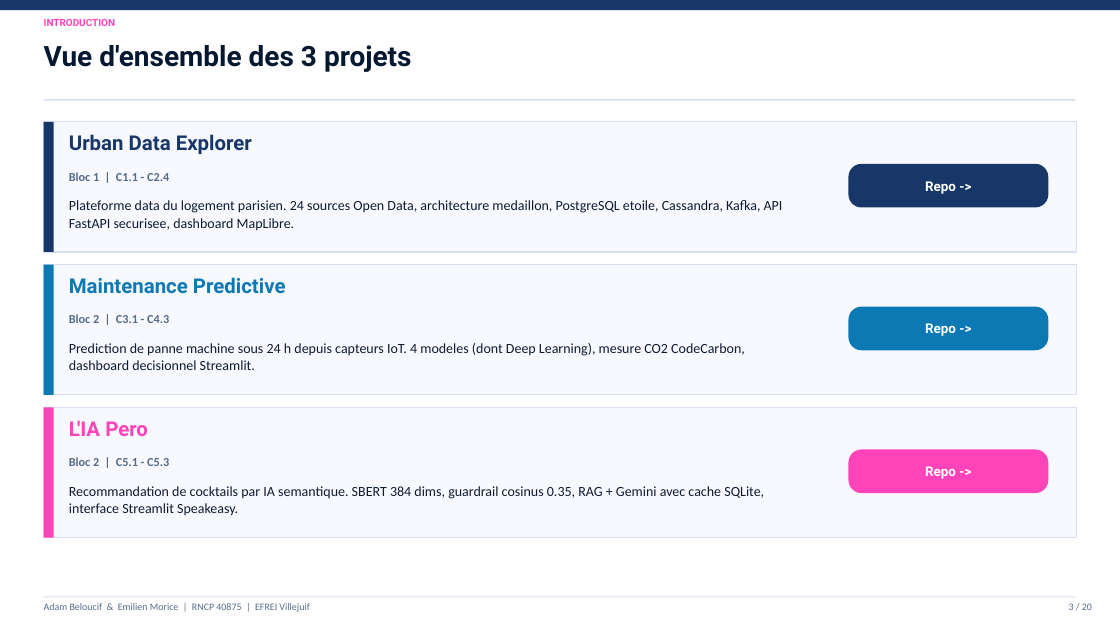
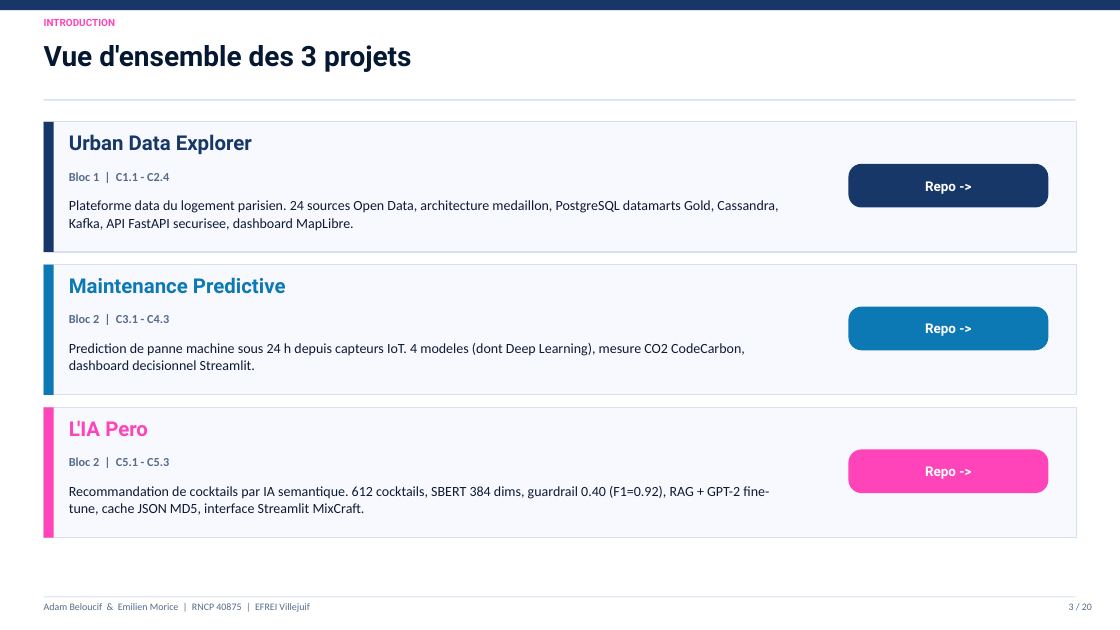
Before and after one commit to Adam-Blf/Soutenance-M1, a slide deck: slide 3 of Soutenance_Bloc1-2_Adam_Emilien.pptx. Drawn at 1120x630 pixels with LibreOffice and Linux fonts; fonts in the diff are those of the drawing. Boxes give left, top, right and bottom in pixels: in the first picture for what was removed or moved away, otherwise in the second. Text is boxed around its words. In the diff, an @@ line names an element or a change of style, - is before the commit and + after.

Commit message:
fix: update ia-pero slides with real metrics from codebase (#6)
- Guardrail threshold: 0.35 -> 0.40 (code + rapport confirment)
- Generation: Gemini -> GPT-2 fine-tune local (117M params, 3 epochs)
- Cache: SQLite -> JSON MD5 (rag_cache.json sur disque)
- Add real metrics slide 16: P@5=0.79 vs TF-IDF 0.41 (+93%), BLEU-4=0.42
- Add real metrics slide 17: guardrail F1=0.92, Prec=0.95, Rec=0.90, 94% OOD
- Add latences: 45ms retrieval, <10ms cache hit, 2.1s RAG first call
- Add pistes amelioration: FAISS, SBERT fine-tune, LaBSE multilinguisme
- Slide 3: 600+ -> 612 cocktails (4 sources Kaggle apres dedup)
- Slide 18: C5.3 label updated to Guardrail 0.40 F1=0.92

```diff
--- a/Soutenance_Bloc1-2_Adam_Emilien.pptx
+++ b/Soutenance_Bloc1-2_Adam_Emilien.pptx
@@ text at (69, 200, 778, 231): text changed @@
-Plateforme data du logement parisien. 24 sources Open Data, architecture medaillon, PostgreSQL etoile, Cassandra, Kafka, API FastAPI securisee, dashboard MapLibre.
+Plateforme data du logement parisien. 24 sources Open Data, architecture medaillon, PostgreSQL datamarts Gold, Cassandra, Kafka, API FastAPI securisee, dashboard MapLibre.
@@ text at (69, 486, 769, 515): text changed @@
-Recommandation de cocktails par IA semantique. SBERT 384 dims, guardrail cosinus 0.35, RAG + Gemini avec cache SQLite, interface Streamlit Speakeasy.
+Recommandation de cocktails par IA semantique. 612 cocktails, SBERT 384 dims, guardrail 0.40 (F1=0.92), RAG + GPT-2 fine-tune, cache JSON MD5, interface Streamlit MixCraft.
```
Also in this commit, not shown: 6 other slides changed, 1 other file.
